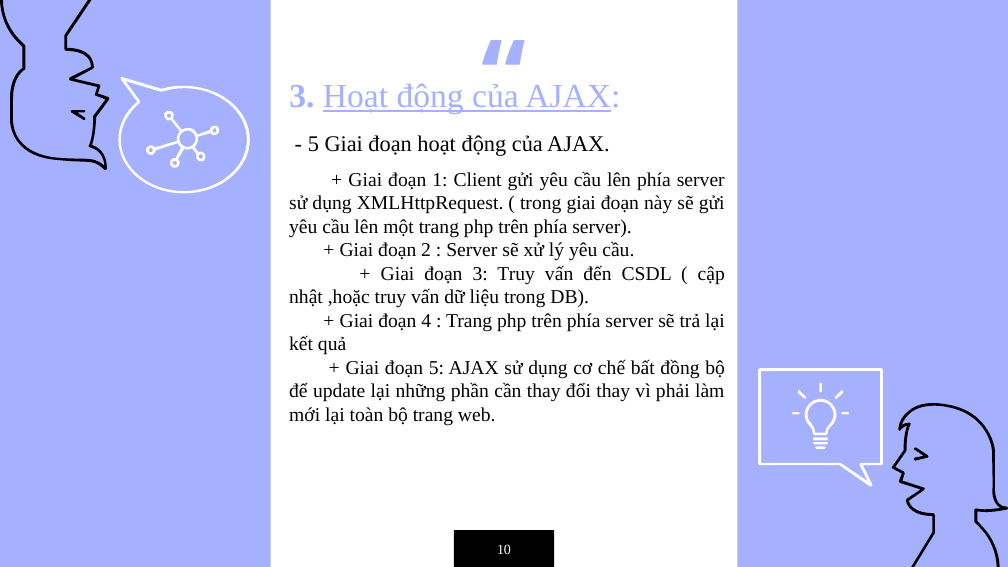
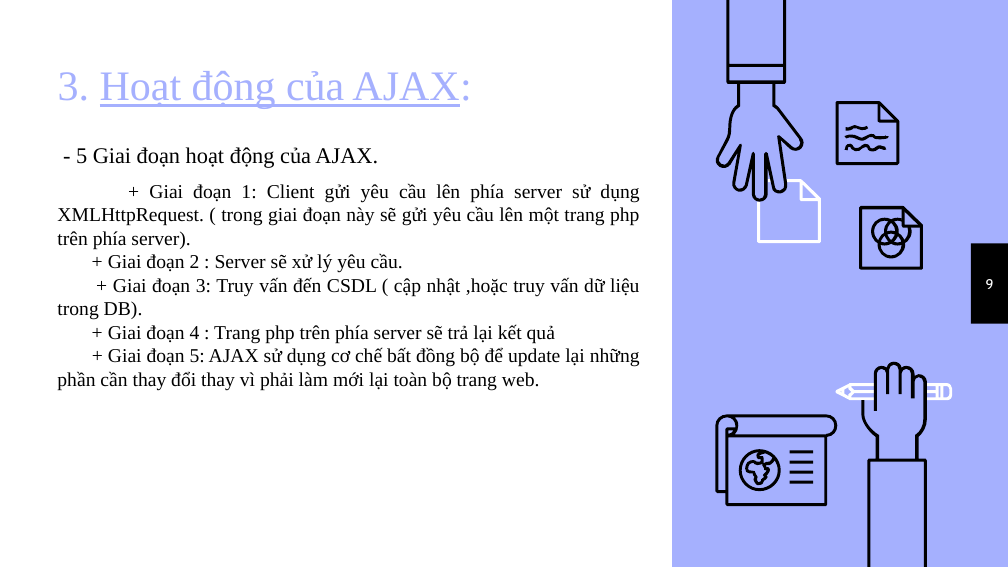
Before and after one commit to covid21team/ShopingDevice, a slide deck: slide 12 of AJAX/Roderigo · SlidesCarnival.pptx. Drawn at 1008x567 pixels with LibreOffice and Linux fonts; fonts in the diff are those of the drawing. Boxes give left, top, right and bottom in pixels: in the first picture for what was removed or moved away, otherwise in the second. Text is boxed around its words. In the diff, an @@ line names an element or a change of style, - is before the commit and + after.

```diff
--- a/AJAX/Roderigo · SlidesCarnival.pptx
+++ b/AJAX/Roderigo · SlidesCarnival.pptx
@@ rectangle resized from (x1=270, y1=0, x2=737, y2=566) to (x1=0, y1=0, x2=672, y2=566) @@
@@ title "3. Hoạt động của AJAX:" moved from (x1=289, y1=84, x2=620, y2=113) to (x1=58, y1=71, x2=471, y2=109) @@
@@ title "3. Hoạt động của AJAX:" at (x1=58, y1=71, x2=471, y2=109): size 24 to 30 pt; bold off in "3." @@
@@ text removed at (x1=396, y1=2, x2=612, y2=74) @@
-“
@@ freeform shape resized from (x1=0, y1=0, x2=110, y2=170) to (x1=716, y1=0, x2=804, y2=202) @@
@@ freeform shape removed at (x1=119, y1=77, x2=250, y2=193) @@
@@ freeform shape removed at (x1=71, y1=110, x2=86, y2=120) @@
@@ text "- 5 Giai đoạn hoạt ..." moved from (x1=308, y1=135, x2=610, y2=156) to (x1=76, y1=147, x2=378, y2=168) @@
@@ group added at (x1=768, y1=101, x2=922, y2=269): 11 freeform shapes @@
@@ text "+ Giai đoạn 1: Client ..." rewrapped from (x1=289, y1=171, x2=725, y2=426) to (x1=57, y1=183, x2=640, y2=391) @@
@@ freeform shape resized from (x1=145, y1=110, x2=220, y2=168) to (x1=757, y1=179, x2=821, y2=243) @@
@@ rectangle added at (x1=971, y1=244, x2=1008, y2=325), fill #000000 @@
@@ text added at (x1=986, y1=279, x2=994, y2=289), 10 pt, text #FFFFFF @@
+9
@@ freeform shape resized from (x1=804, y1=398, x2=837, y2=434) to (x1=836, y1=383, x2=874, y2=400) @@
@@ freeform shape resized from (x1=892, y1=401, x2=1008, y2=567) to (x1=862, y1=362, x2=927, y2=567) @@
@@ freeform shape resized from (x1=835, y1=390, x2=844, y2=399) to (x1=927, y1=383, x2=953, y2=400) @@
@@ freeform shape resized from (x1=758, y1=368, x2=883, y2=486) to (x1=716, y1=414, x2=838, y2=506) @@
@@ freeform shape at (x1=716, y1=414, x2=838, y2=506): fill #FFFFFF to #000000 @@
@@ group removed at (x1=791, y1=383, x2=928, y2=461): 8 freeform shapes @@
@@ group added at (x1=739, y1=450, x2=812, y2=492): 4 rectangles, 1 freeform shape @@
@@ rectangle removed at (x1=454, y1=530, x2=555, y2=567) @@
@@ text removed at (x1=497, y1=544, x2=511, y2=554) @@
-10
```
Also in this commit, not shown: 1 other slide changed, 8 other files.
